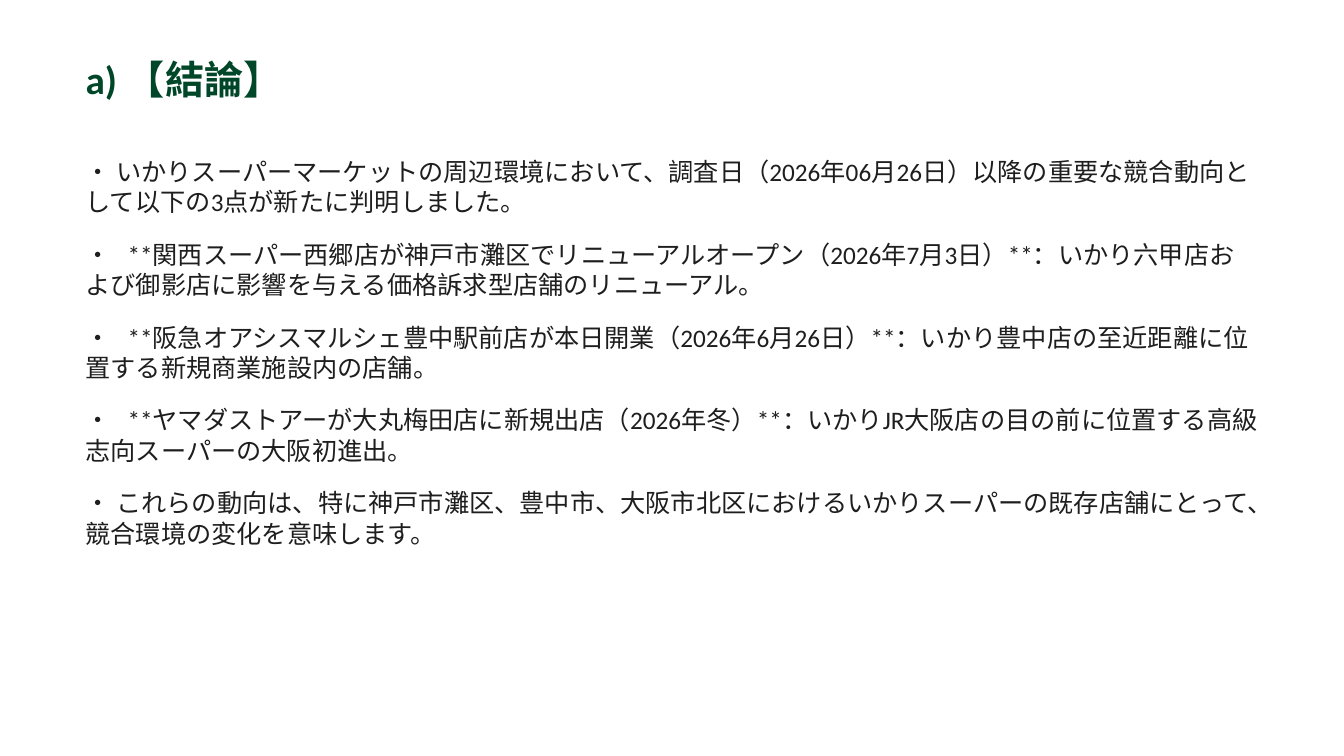
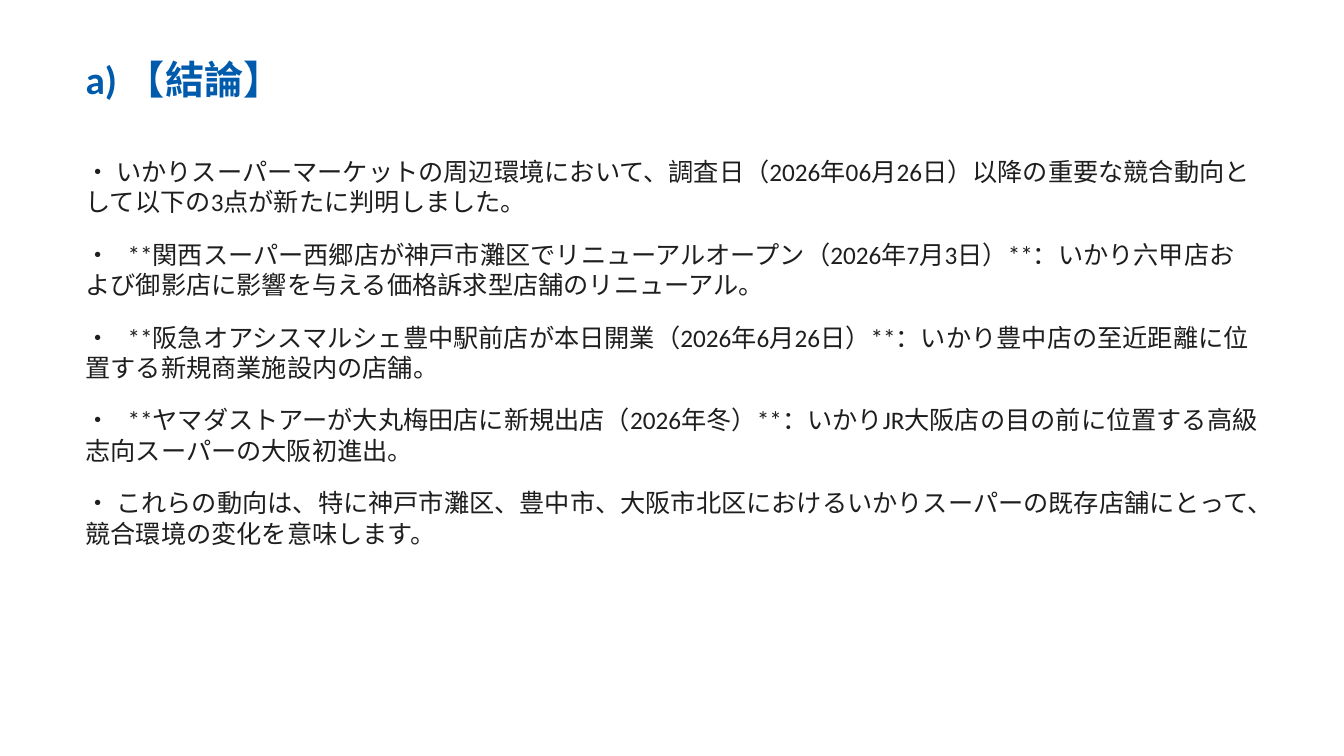
Before and after one commit to yutatbgt-bit/Competitive-research, a slide deck: slide 2 of report/2026_06_26_competitive_report.pptx. Drawn at 1344x756 pixels with LibreOffice and Linux fonts; fonts in the diff are those of the drawing. Boxes give left, top, right and bottom in pixels: in the first picture for what was removed or moved away, otherwise in the second. Text is boxed around its words. In the diff, an @@ line names an element or a change of style, - is before the commit and + after.

```diff
--- a/report/2026_06_26_competitive_report.pptx
+++ b/report/2026_06_26_competitive_report.pptx
@@ text "a) 【結論】" at bbox=[86, 60, 283, 100]: text colour #004628 to #005BAC @@
```
Also in this commit, not shown: 6 other slides changed, 6 other files.
